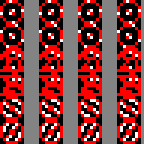
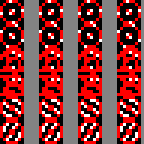
Revision of a layered 144×144 image; what changed, layer by layer:
painted on "Capa 2" over (45, 60, 126, 63)
